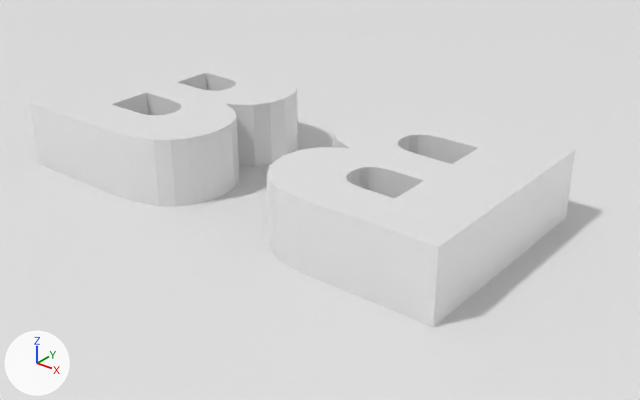
Renders of the Blender file figure.blend from each side of a commit.
Before and after are seen from a camera (50 mm lens) standing at (16.83, -14.12, 8.79) and looking at (5.99, -0.57, 0.39). Arrows for +X, +Y and +Z are at lower left; the lights stay in place.

Before the edit, the objects in view are built like this:
```python
me_plane_328 = bpy.data.meshes.new('Plane.328')
me_plane_328.from_pydata([(-1.0, -1.0, 0.0), (1.0, -1.0, 0.0), (-1.0, 1.0, 0.0), (1.0, 1.0, 0.0)], [], [(0, 1, 3, 2)])
me_small_b_600 = bpy.data.meshes.new('small B.600')
me_small_b_600.from_pydata(...)  # 94 vertices, 192 faces; spans x -4.1..12.0, y -9.0..9.0, z 0.0..4.0
me_small_b_601 = bpy.data.meshes.new('small B.601')
me_small_b_601.from_pydata(...)  # 94 vertices, 192 faces; spans x -4.1..12.0, y -9.0..9.0, z 0.0..4.0
ob_plane = bpy.data.objects.new('Plane', me_plane_328)
ob_plane.location = (0.0, 0.0, 0.0)
ob_plane.scale = (40.0, 40.0, 40.0)
ob_small_b = bpy.data.objects.new('small B', me_small_b_600)
ob_small_b.location = (9.0, 0.0, 0.0)
ob_small_b.rotation_euler = (0.0, 0.0, 3.142)  # degrees (0, 0, 180)
ob_small_b.scale = (0.3, 0.3, 0.4)
ob_small_b_007 = bpy.data.objects.new('small B.007', me_small_b_601)
ob_small_b_007.location = (0.0, 0.0, 0.0)
ob_small_b_007.scale = (0.3, 0.3, 0.4)
```
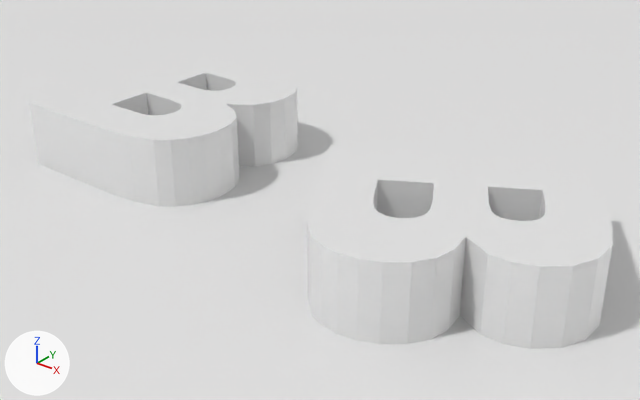
Location of each change, (x1, y1, x2, y2) in pixels of the pictures (640 x 400 px):
'small B', turned: before (267, 111, 575, 327); after (307, 145, 613, 349)

Patch to the scene script:
```diff
--- a/figure.blend.py
+++ b/figure.blend.py
@@ ob_small_b @@
 ob_small_b.location = (9.0, 0.0, 0.0)
-ob_small_b.rotation_euler = (0.0, 0.0, 3.142)  # degrees (0, 0, 180)
+ob_small_b.rotation_euler = (0.0, 0.0, -1.047)  # degrees (0, 0, -60)
 ob_small_b.scale = (0.3, 0.3, 0.4)
```
